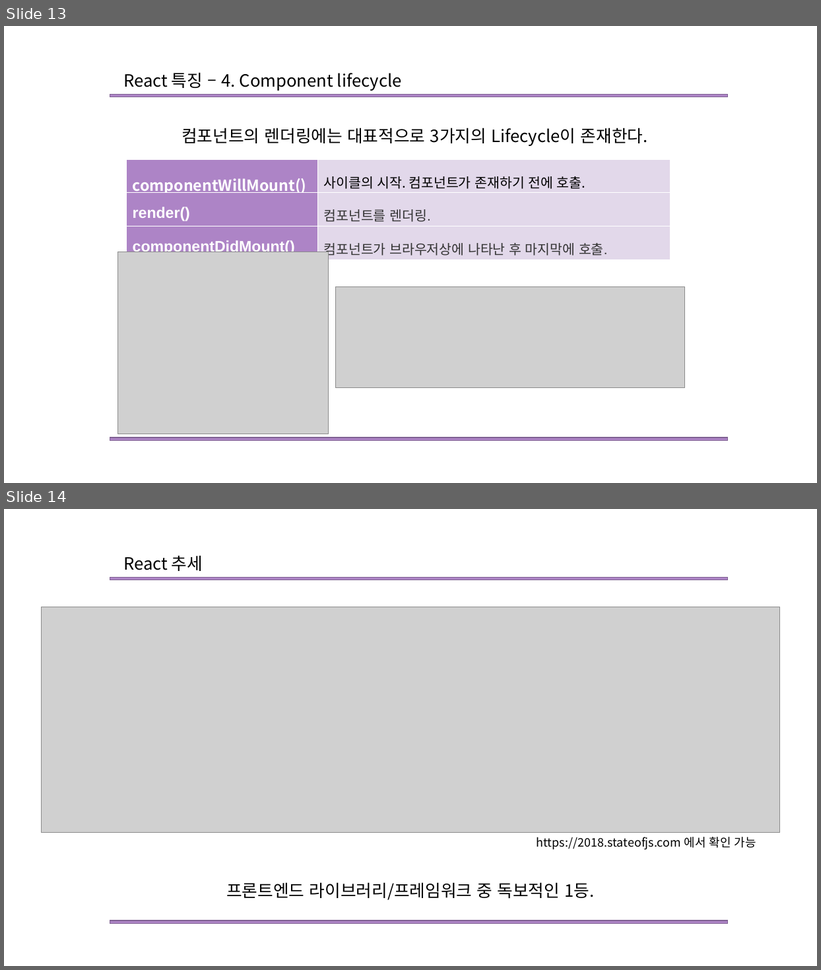
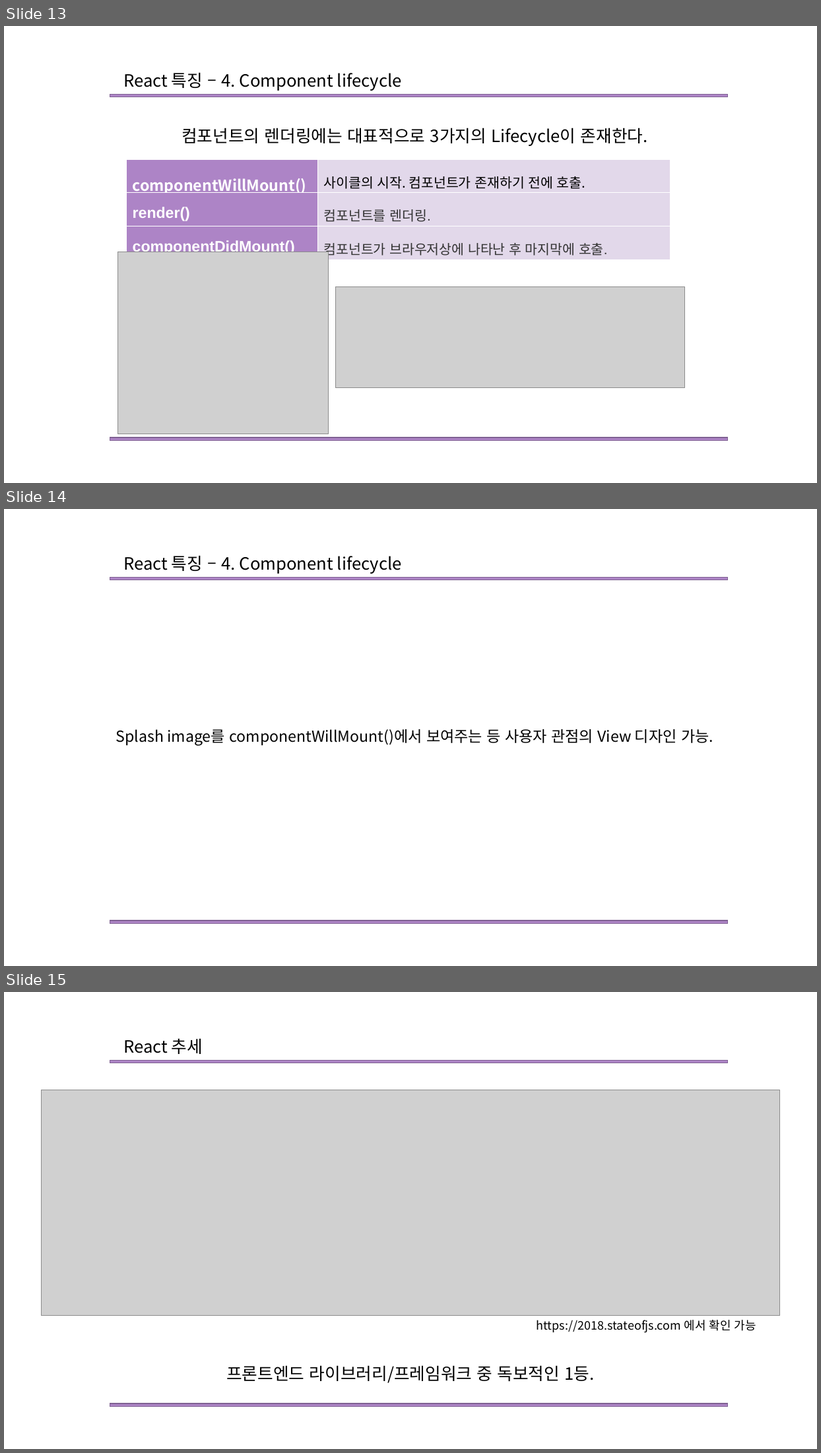
Before and after one commit to Mikusnuz/MyPractice, a slide deck: Study/6. React.pptx. Shown one above the other, each under a label of ours: slides 13 and 14 before the commit, slides 13, 14 and 15 after it. The pictures are 821x970 and 821x1453 pixels, drawn with LibreOffice and Linux fonts; fonts in the diff are those of the drawing; grey boxes stand for pictures. Boxes give left, top, right and bottom in pixels: in the first picture for what was removed or moved away, otherwise in the second. Text is boxed around its words. In the diff, an @@ line names an element or a change of style, - is before the commit and + after.

```diff
--- a/Study/6. React.pptx
+++ b/Study/6. React.pptx
@@ slide 14 added at bbox=[4, 509, 817, 966], background #FFFFFF @@
@@ text added at bbox=[123, 555, 402, 574], 20 pt, text #000000 @@
+React 특징 – 4. Component lifecycle
@@ rectangle added at bbox=[110, 578, 728, 580], fill #AD84C6, outline #806292 1 pt @@
@@ text added at bbox=[116, 729, 714, 746], 18 pt, text #000000 @@
+Splash image를 componentWillMount()에서 보여주는 등 사용자 관점의 View 디자인 가능.
@@ rectangle added at bbox=[110, 921, 728, 923], fill #AD84C6, outline #806292 1 pt @@
@@ what was slide 14 is now slide 15 @@
```
Also in this commit, not shown: 1 slide changed, 2 other files.
